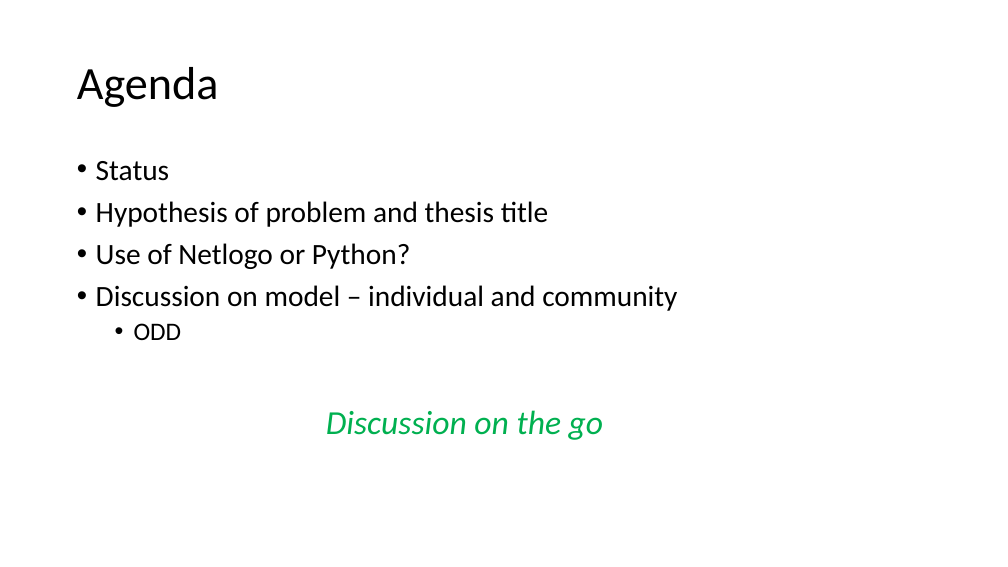
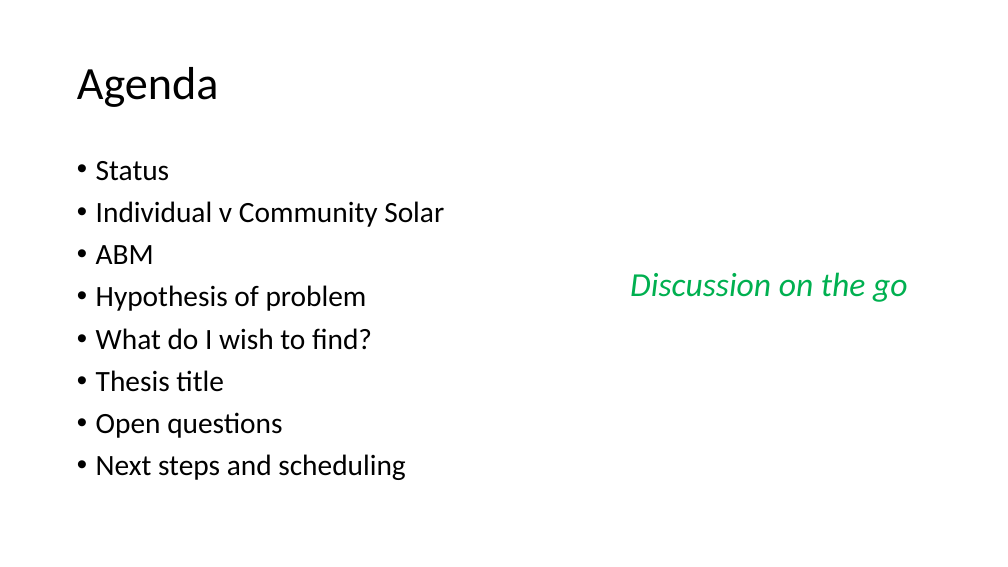
Before and after one commit to prakharmehta95/Thesis, a slide deck: slide 2 of PM/Presentations/PM_ThesisUpdates_Jan11.pptx. Drawn at 1008x567 pixels with LibreOffice and Linux fonts; fonts in the diff are those of the drawing. Boxes give left, top, right and bottom in pixels: in the first picture for what was removed or moved away, otherwise in the second. Text is boxed around its words. In the diff, an @@ line names an element or a change of style, - is before the commit and + after.

```diff
--- a/PM/Presentations/PM_ThesisUpdates_Jan11.pptx
+++ b/PM/Presentations/PM_ThesisUpdates_Jan11.pptx
@@ text at (96,201,444,480): text changed @@
-• Hypothesis of problem and thesis title
-• Use of Netlogo or Python?
-• Discussion on model – individual and community
-  • ODD
+• Individual v Community Solar
+• ABM
+• Hypothesis of problem
+• What do I wish to find?
+• Thesis title
+• Open questions
+• Next steps and scheduling
@@ text "Discussion on the go": place and size @@
-text "Discussion on the go" at (326,410,604,440)
+text "Discussion on the go" at (630,272,908,302)
```
Also in this commit, not shown: 7 other slides changed, 1 slide removed, 7 other files.
